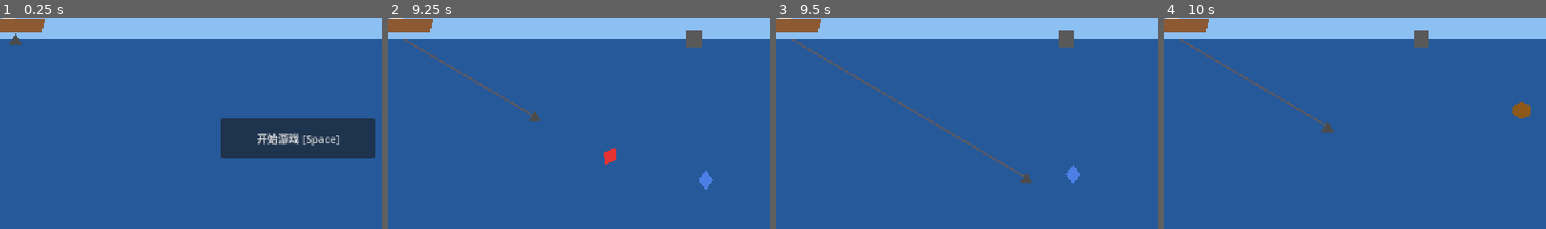
Above: before the commit, frames 1-4 (left to right).
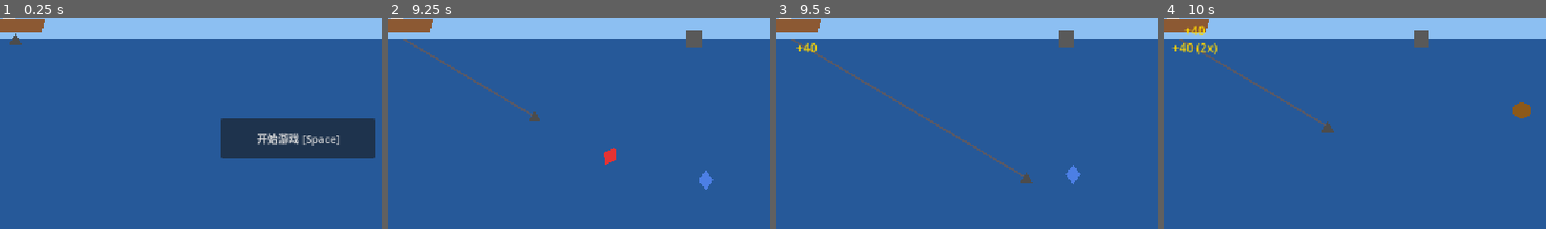
Above: after the commit, the same moments.

Repository: hysonger/anchor-loot
Game: Godot game, scene res://scenes/main.tscn
The game is run twice, just before and just after one commit, with the same random seed, the same clock (stepped at 60 frames per second) and the same inputs.
Inputs (mouse positions are % of the whole screen's width and height, from its top left):
- Up to frame 1 (0.25 s): no input
- Up to frame 2 (9.25 s): click "开始游戏 [Space]" at 0.5 s; tap Enter at 1.25, 2.75 s; move the mouse to (45, 70) at 1.27 s; click (45, 70) at 1.42 s; tap Space at 1.52, 2, 2.27, 3.77, 4.52, 5.27, 6.77, 7.52, 8.27 s; move the mouse to (80, 64) at 2.02 s; click (80, 64) at 2.17 s; move the mouse to (20, 34) at 2.77 s; click (20, 34) at 2.92 s; move the mouse to (55, 49) at 3.52 s; click (55, 49) at 3.67 s; move the mouse to (35, 24) at 4.27 s; click (35, 24) at 4.42 s; move the mouse to (72, 44) at 5.02 s; click (72, 44) at 5.17 s; move the mouse to (30, 54) at 5.77 s; click (30, 54) at 5.92 s; move the mouse to (60, 27) at 6.52 s; click (60, 27) at 6.67 s; move the mouse to (45, 70) at 7.27 s; click (45, 70) at 7.42 s; move the mouse to (80, 64) at 8.02 s; click (80, 64) at 8.17 s; move the mouse to (20, 34) at 8.77 s; click (20, 34) at 8.92 s
- Up to frame 3 (9.5 s): no input
- Up to frame 4 (10 s): move the mouse to (55, 49) at 9.52 s; click (55, 49) at 9.67 s; tap Space at 9.77 s
The pictures show only the part of the screen within x 11-61%, y 22-72%; the shares and areas given below are measured in that part.

Frames 1-2 are identical in both runs. In frame 3, 0.1% of the frame differs, in the area x 5-11%, y 11-17%; in frame 4, 0.4%, in the area x 2-14%, y 3-18%.

Commit message:
feat(main): show combo multiplier in score popup

Diff:
--- a/scripts/main.gd
+++ b/scripts/main.gd
@@ -83,9 +83,12 @@
 func _on_timer_timeout() -> void:
 	message_label.text = ""
 
-func _on_score_popup(points: int, at_position: Vector2) -> void:
+func _on_score_popup(points: int, multiplier: int, at_position: Vector2) -> void:
 	var label := Label.new()
-	label.text = "+%d" % points
+	if multiplier > 1:
+		label.text = "+%d (%dx)" % [points, multiplier]
+	else:
+		label.text = "+%d" % points
 	label.add_theme_font_size_override("font_size", POPUP_FONT_SIZE)
 	label.add_theme_color_override("font_color", Color.GOLD)
 	label.horizontal_alignment = HORIZONTAL_ALIGNMENT_CENTER
